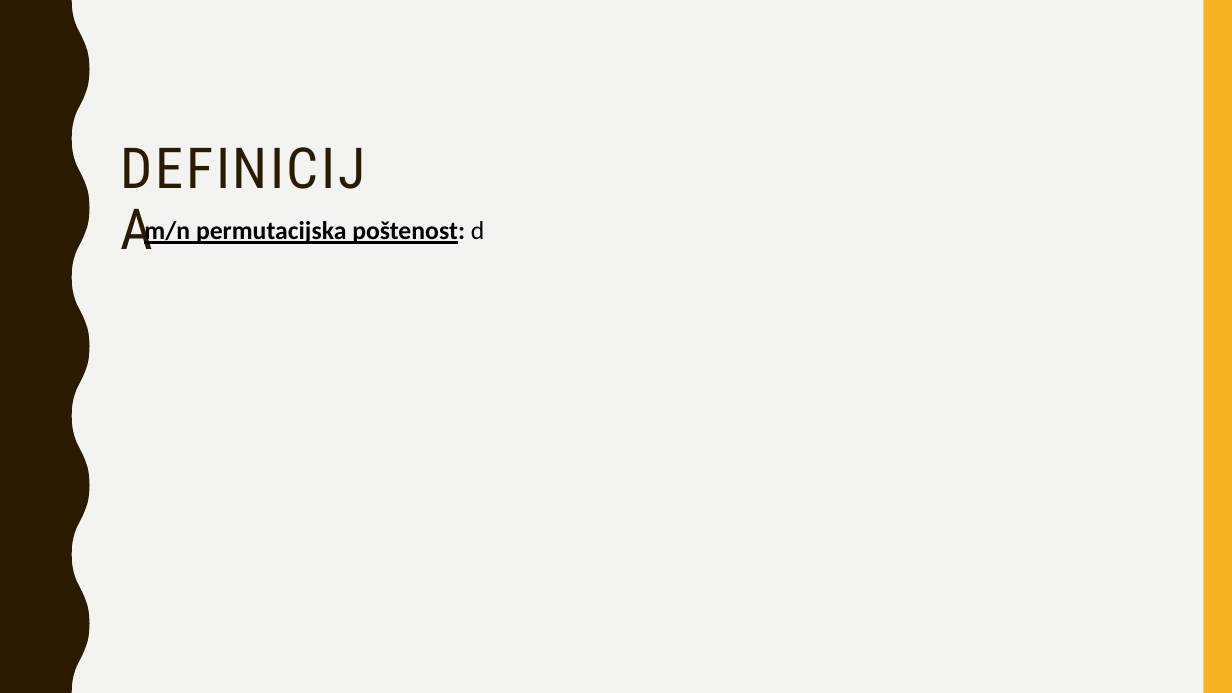
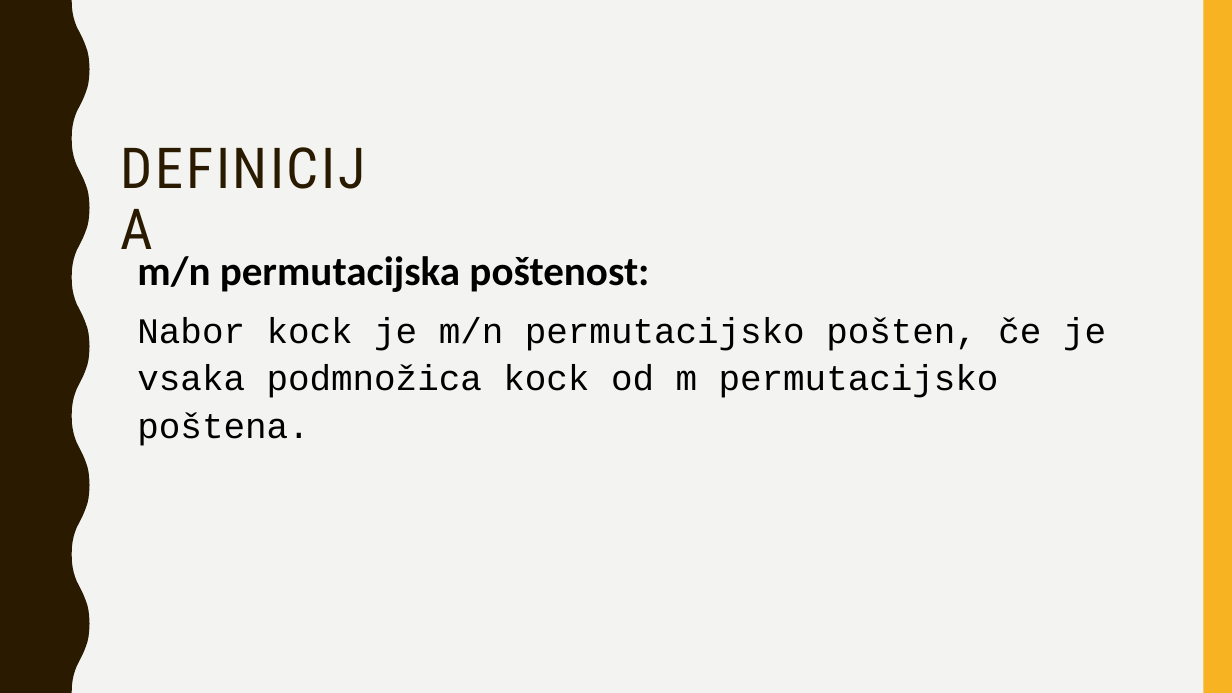
Before and after one commit to lanster42/FMF_zapiski, a slide deck: slide 13 of Seminar/Permutacijsko-pošteni nabori kock.pptx (slide 8 before the commit). Drawn at 1232x693 pixels with LibreOffice and Linux fonts; fonts in the diff are those of the drawing. Boxes give left, top, right and bottom in pixels: in the first picture for what was removed or moved away, otherwise in the second. Text is boxed around its words. In the diff, an @@ line names an element or a change of style, - is before the commit and + after.

```diff
--- a/Seminar/Permutacijsko-pošteni nabori kock.pptx
+++ b/Seminar/Permutacijsko-pošteni nabori kock.pptx
@@ text at (x1=137, y1=256, x2=1106, y2=446): text changed; size 20 to 28 pt; font Calibri to Courier New; bold off @@
-m/n permutacijska poštenost: d
+m/n permutacijska poštenost:
+Nabor kock je m/n permutacijsko pošten, če je vsaka podmnožica kock od m permutacijsko poštena.
```
Also in this commit, not shown: 7 slides added, 1 slide removed, 1 other file.
